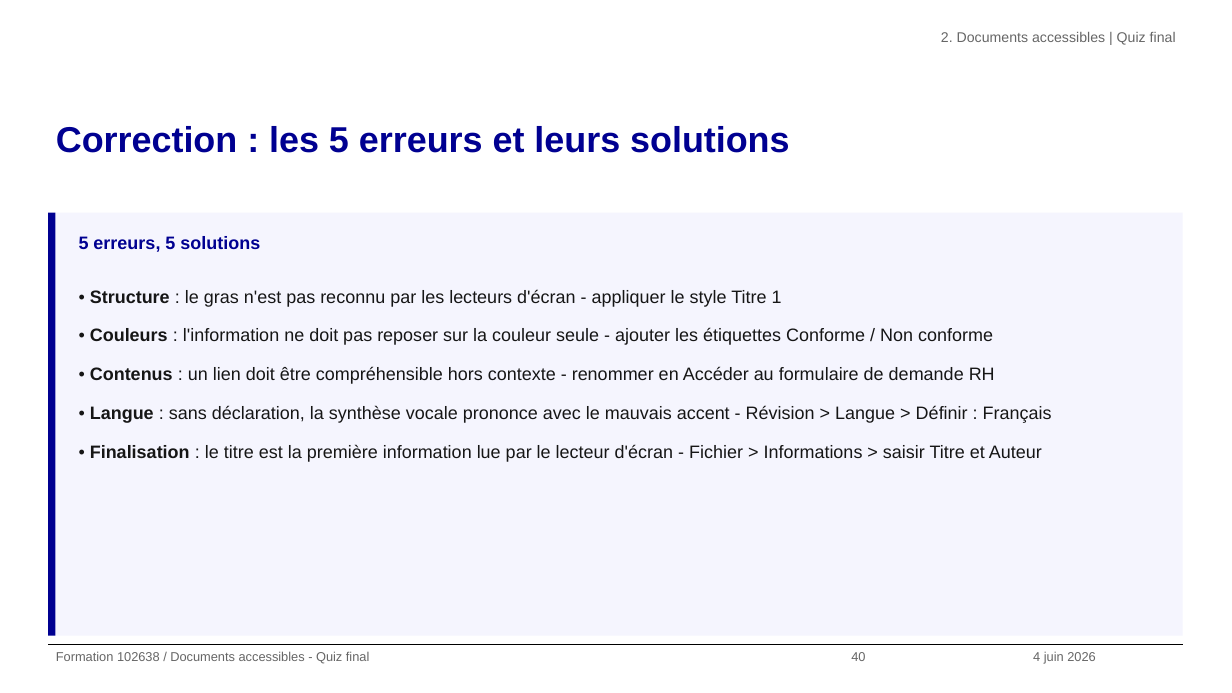
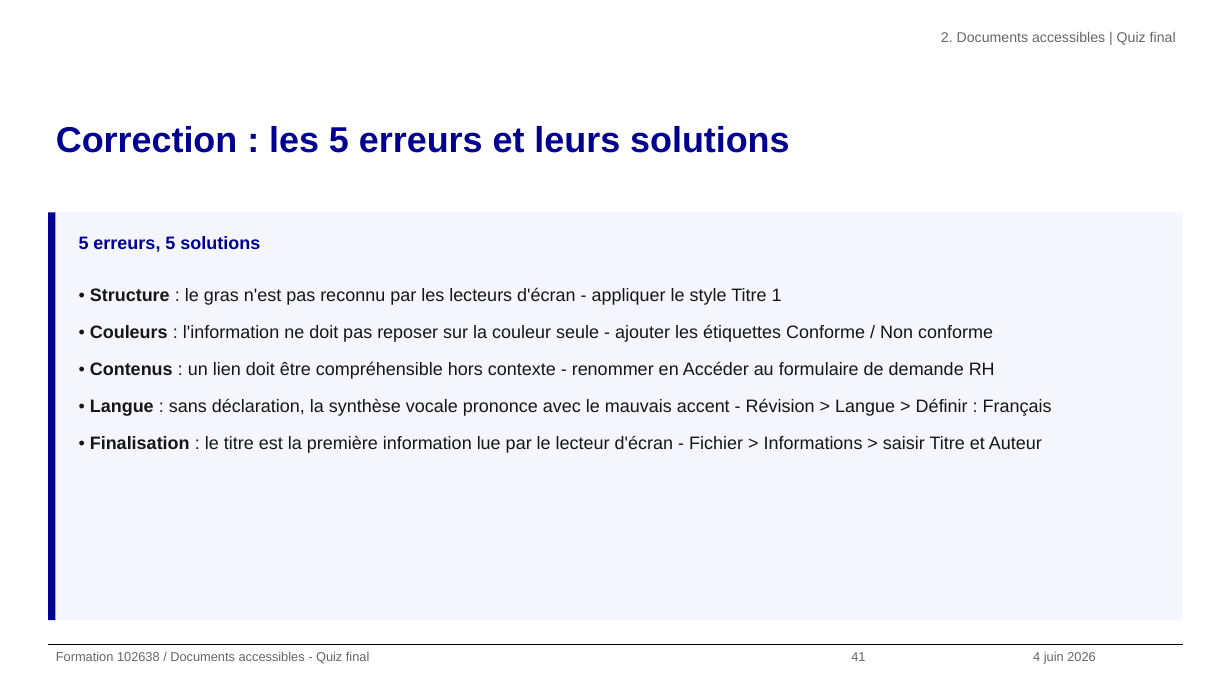
Before and after one commit to alexandra-guiderdoni/usine-fabrication-igpde-102846-ay11, a slide deck: slide 41 of formation-102638-juin-2026.pptx (slide 40 before the commit). Drawn at 1232x693 pixels with LibreOffice and Linux fonts; fonts in the diff are those of the drawing; background and template pictures are left out. Boxes give left, top, right and bottom in pixels: in the first picture for what was removed or moved away, otherwise in the second. Text is boxed around its words. In the diff, an @@ line names an element or a change of style, - is before the commit and + after.

Commit message:
Ajoute export PDF accessible au module Word

```diff
--- a/formation-102638-juin-2026.pptx
+++ b/formation-102638-juin-2026.pptx
@@ rectangle: place and size @@
-rectangle at (48,213,55,636)
+rectangle at (48,213,55,620)
@@ rectangle: place and size @@
-rectangle at (55,213,1183,636)
+rectangle at (55,213,1183,620)
@@ text "• Structure : le gras ..." at (90,287,1052,453): line spacing 1.8 to 1.72 @@
@@ text at (851,652,865,661): text changed @@
-40
+41
```
Also in this commit, not shown: 55 other slides changed, 1 slide added, 17 other files.
